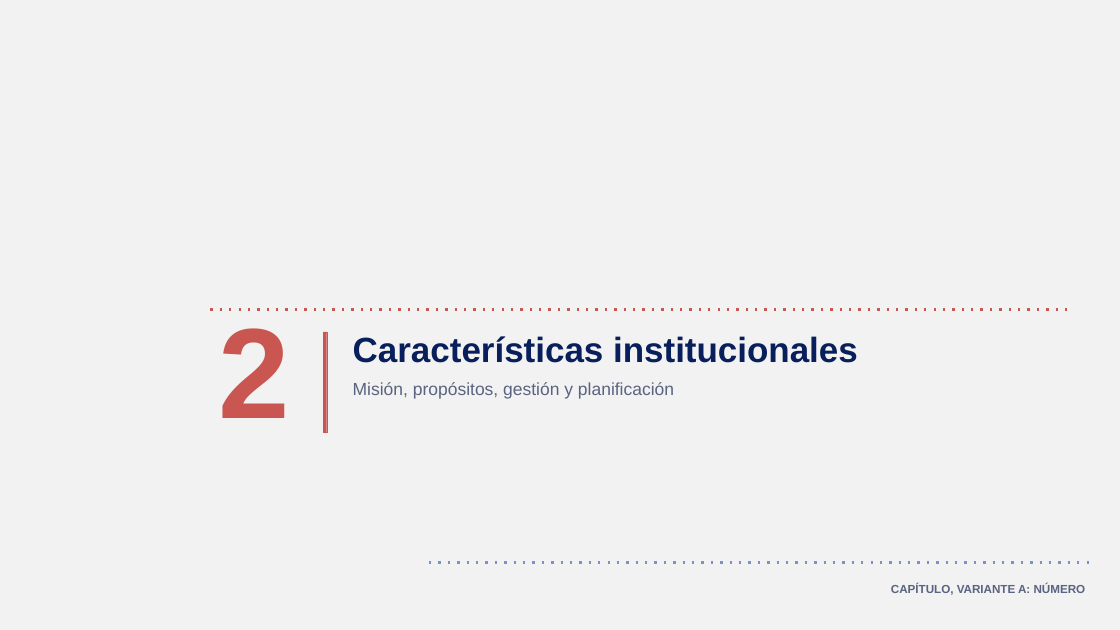
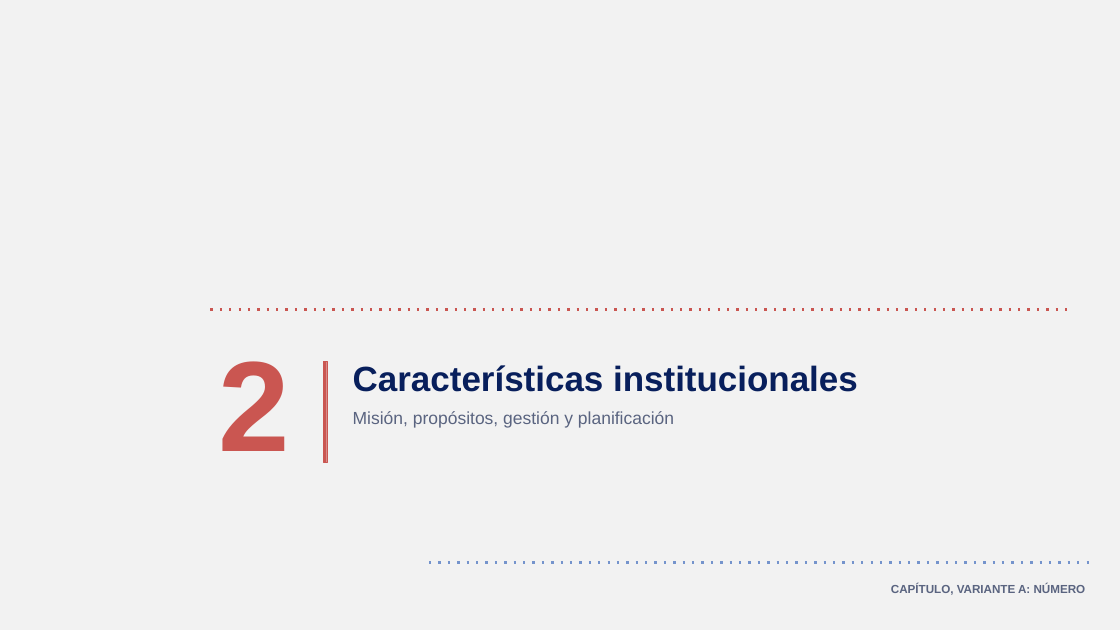
Before and after one commit to GonzaloAlmendariz/prosecnur-app, a slide deck: slide 3 of docs/qa/motor-ppt-2026-10-06/4-recetario/propuestas-rescatables.pptx. Drawn at 1120x630 pixels with LibreOffice and Linux fonts; fonts in the diff are those of the drawing; background and template pictures are left out. Boxes give left, top, right and bottom in pixels: in the first picture for what was removed or moved away, otherwise in the second. Text is boxed around its words. In the diff, an @@ line names an element or a change of style, - is before the commit and + after.

```diff
--- a/docs/qa/motor-ppt-2026-10-06/4-recetario/propuestas-rescatables.pptx
+++ b/docs/qa/motor-ppt-2026-10-06/4-recetario/propuestas-rescatables.pptx
@@ text "2" moved from (x1=218, y1=328, x2=289, y2=418) to (x1=218, y1=361, x2=289, y2=451) @@
@@ 2 texts, 1 rectangle moved together from (x1=323, y1=332, x2=858, y2=433) to (x1=323, y1=361, x2=858, y2=462) @@
```
Also in this commit, not shown: 11 other slides changed, 5 slides added, 1 slide removed, 2 other files.
